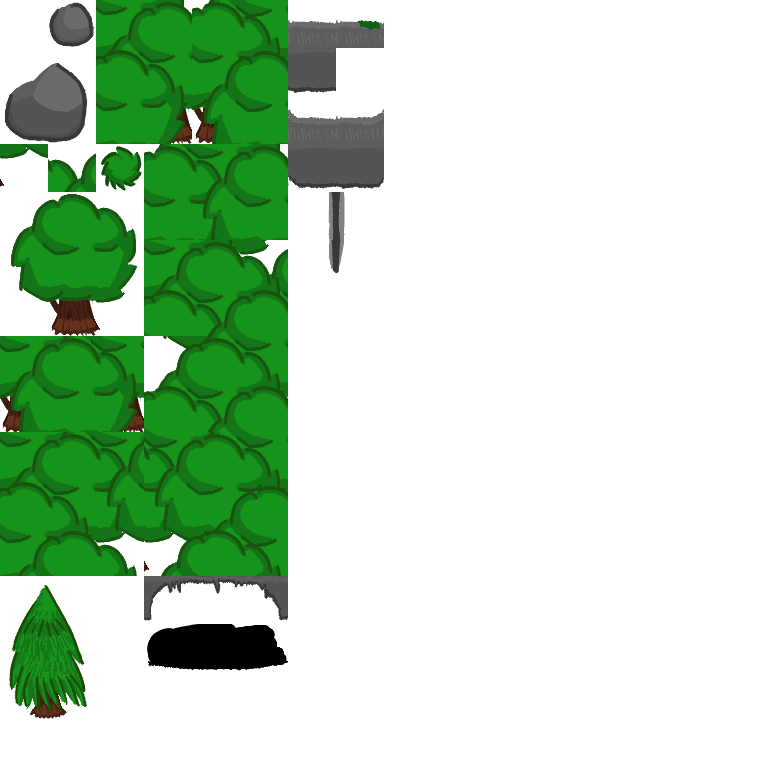
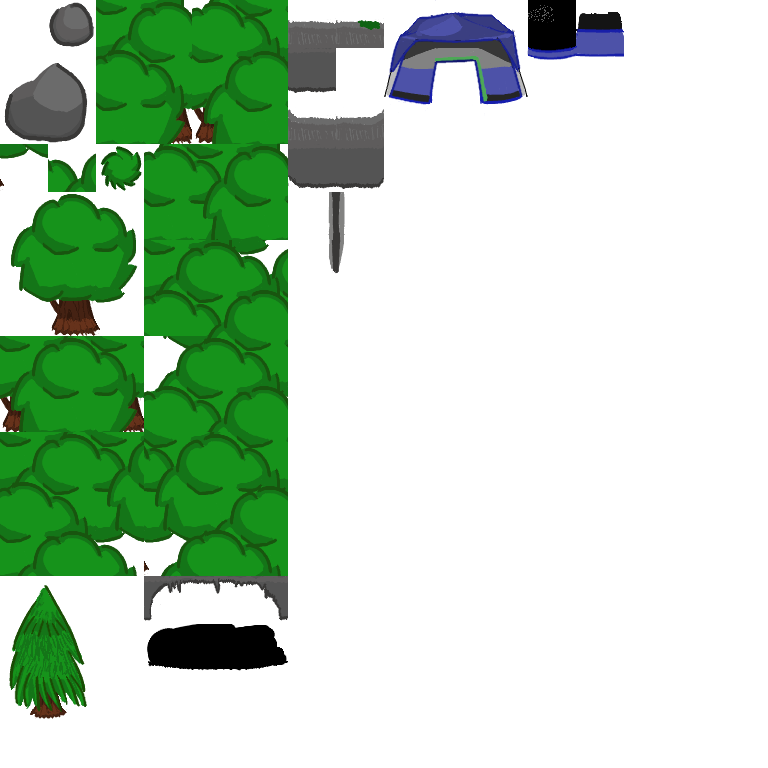
Layers edited between the first and the second 768x768 image:
added group "tent" with 7 layers above "door-open-shadow" over (384, 0, 536, 116)
added layer "back-outline" in group "tent" over (401, 12, 514, 36)
added layer "back-light" in group "tent" over (416, 13, 453, 36)
added layer "tent-outline" in group "tent" over (384, 0, 536, 116)
added layer "front-top-shadow" (23%) in group "tent" over (391, 13, 520, 71)
added layer "front-bottom-shadow" (58%) in group "tent" over (402, 37, 517, 69)
added layer "color" in group "tent" over (389, 12, 521, 113)
added layer "tent-shadow" (27%) in group "tent" over (385, 56, 527, 96)
added layer "door-open-shadow" above "door-rolled-down" over (528, 0, 577, 60)
added layer "door-rolled-down" above "door-closed" over (527, 47, 577, 59)
added layer "door-closed" above "doodles copy" over (576, 12, 624, 57)
